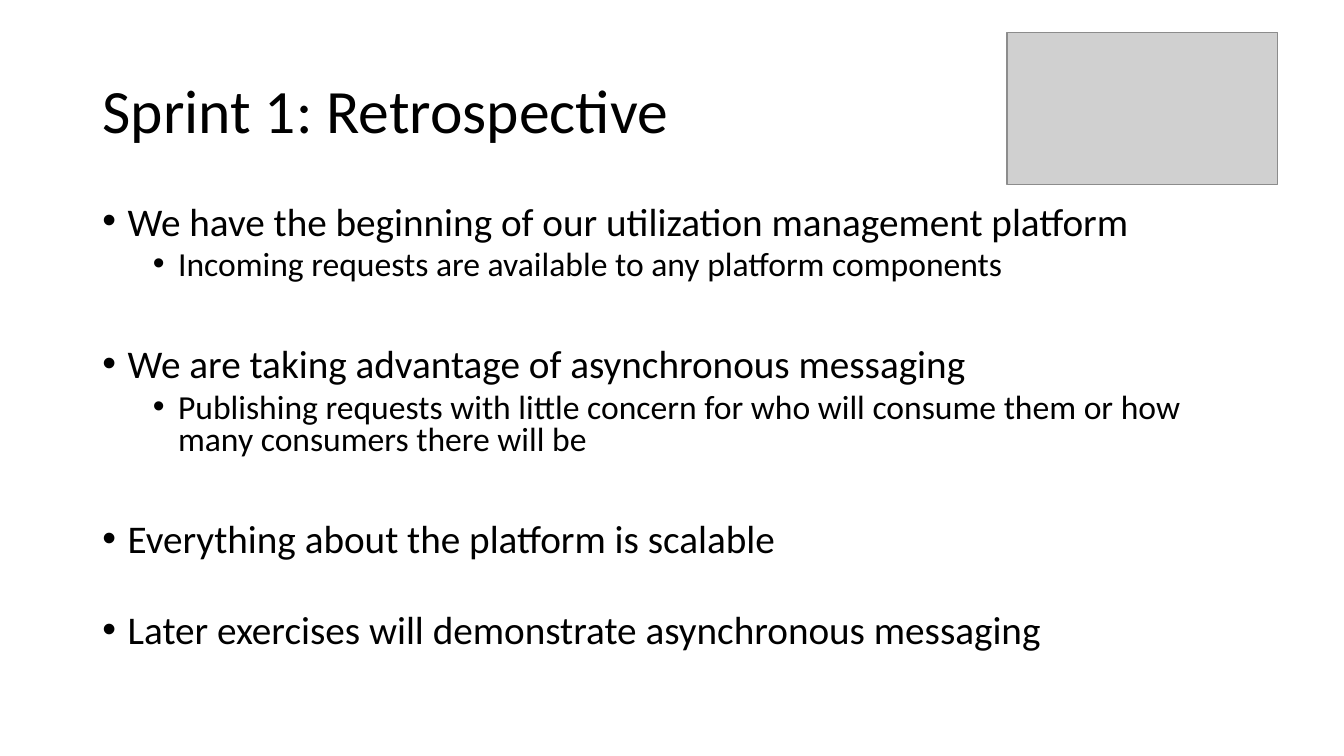
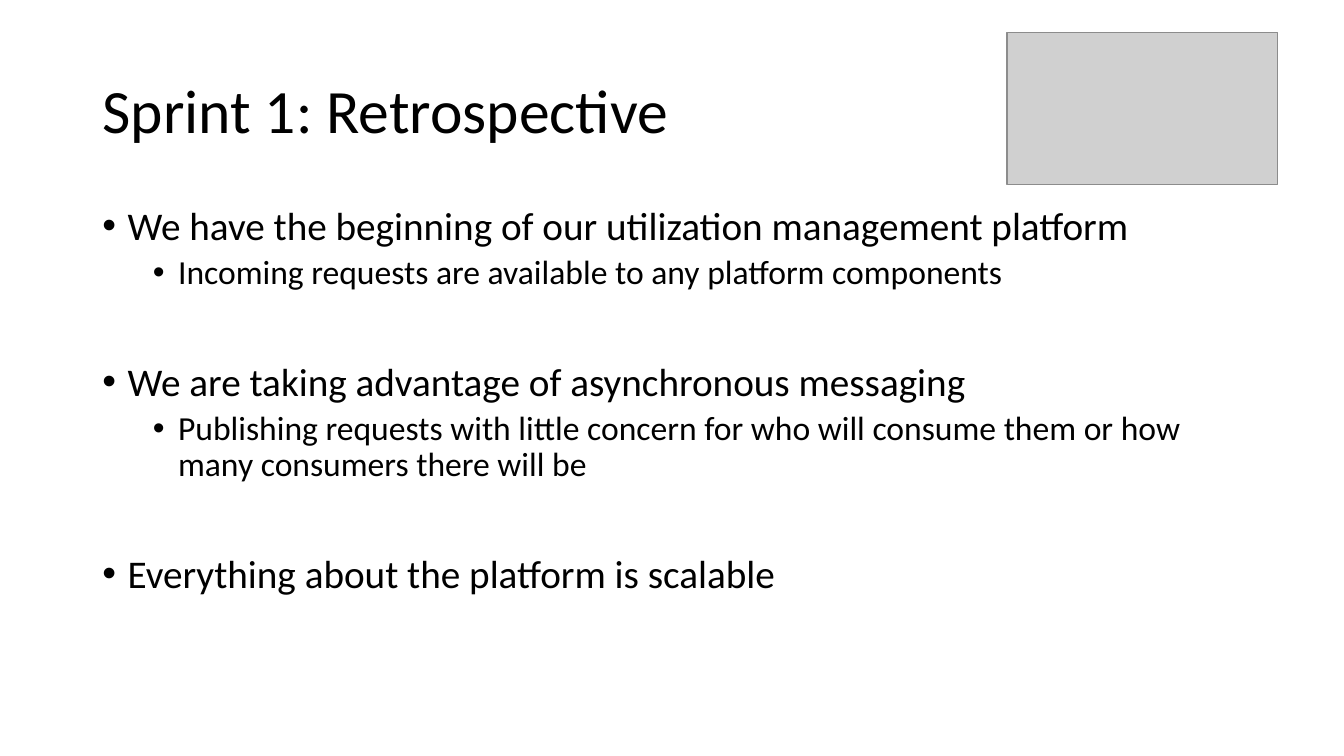
Before and after one commit to scottctr/EdaWorkshop, a slide deck: slide 11 of Sprint1/EdaWorkshop_Sprint1.pptx (slide 9 before the commit). Drawn at 1344x756 pixels with LibreOffice and Linux fonts; fonts in the diff are those of the drawing; grey boxes stand for pictures. Boxes give left, top, right and bottom in pixels: in the first picture for what was removed or moved away, otherwise in the second. Text is boxed around its words. In the diff, an @@ line names an element or a change of style, - is before the commit and + after.

Commit message:
More Sprint 1 and slide tweaks

```diff
--- a/Sprint1/EdaWorkshop_Sprint1.pptx
+++ b/Sprint1/EdaWorkshop_Sprint1.pptx
@@ text "We have the beginning of ..." at [128,212,1180,595]: line spacing 0.8 to 0.9 @@
@@ text at [128,616,1041,651]: paragraph removed @@
-• Later exercises will demonstrate asynchronous messaging
```
Also in this commit, not shown: 1 other slide changed, 2 slides added, 6 other files.
